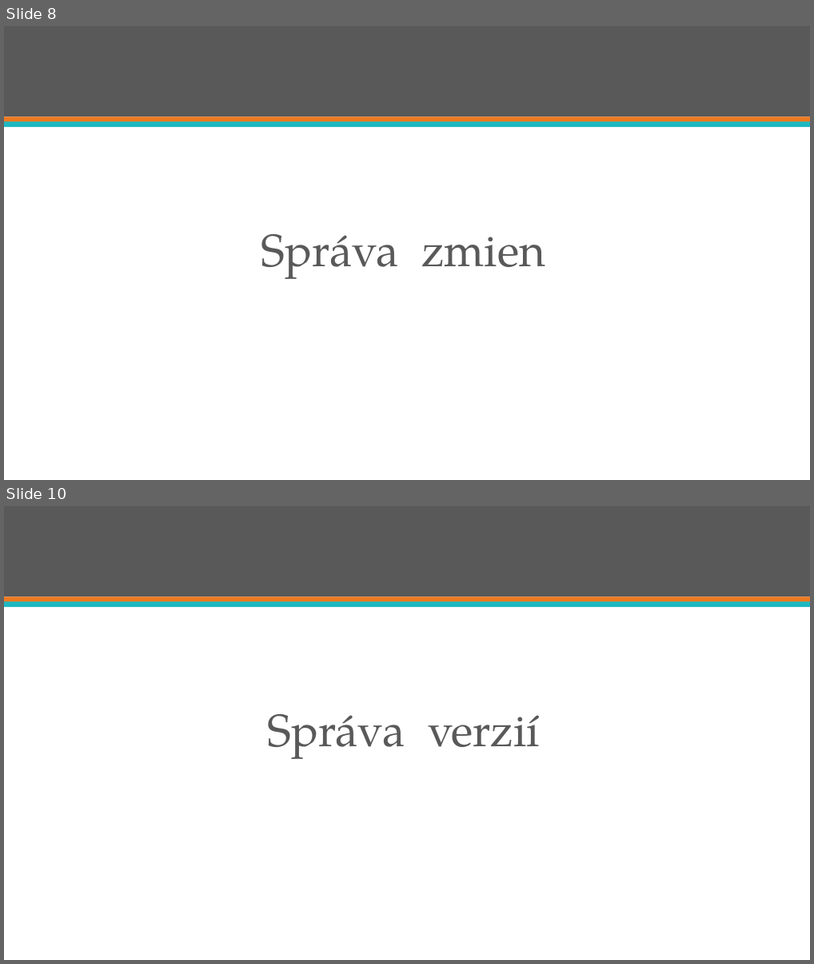
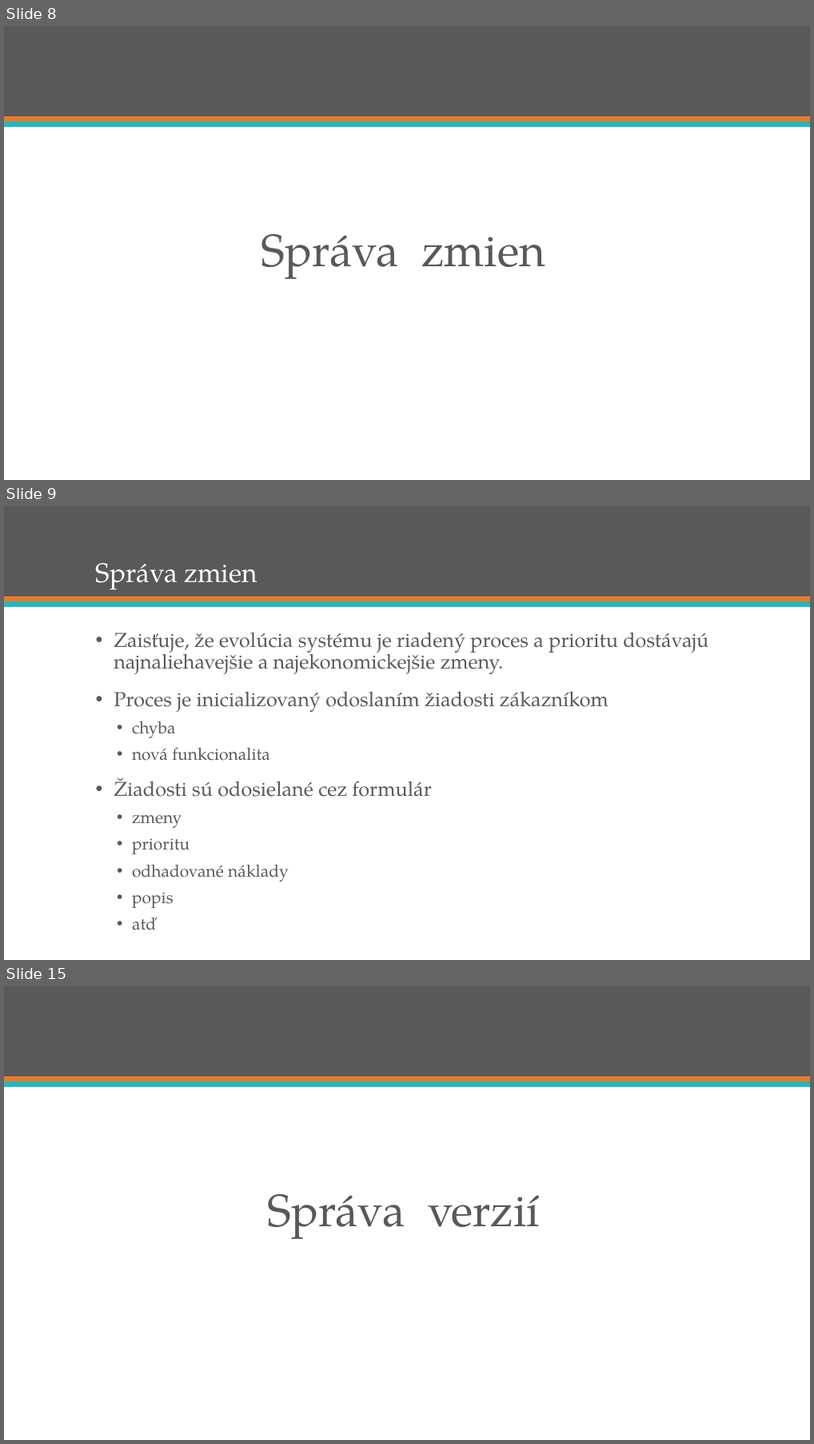
Before and after one commit to ppatrik/swib-prezentacia, a slide deck: swib.pptx. Shown one above the other, each under a label of ours: slides 8 and 10 before the commit, slides 8, 9 and 15 after it; the slides between them are not shown. The pictures are 814x964 and 814x1444 pixels, drawn with LibreOffice and Linux fonts; fonts in the diff are those of the drawing. Boxes give left, top, right and bottom in pixels: in the first picture for what was removed or moved away, otherwise in the second. Text is boxed around its words. In the diff, an @@ line names an element or a change of style, - is before the commit and + after.

Commit message:
sprava zmien

```diff
--- a/swib.pptx
+++ b/swib.pptx
@@ slide 9 added at bbox=[4, 506, 810, 960], background #FFFFFF; not listed: 3 template elements that a slide beside it also shows @@
@@ title added at bbox=[96, 563, 258, 590], 32 pt, text #FFFFFF @@
+Správa zmien
@@ text added at bbox=[114, 632, 709, 929], 24 pt, text #595959 @@
+• Zaisťuje, že evolúcia systému je riadený proces a prioritu dostávajú najnaliehavejšie a najekonomickejšie zmeny.
+• Proces je inicializovaný odoslaním žiadosti zákazníkom
+  • chyba
+  • nová funkcionalita
+• Žiadosti sú odosielané cez formulár
+  • zmeny
+  • prioritu
+  • odhadované náklady
+  • popis
+  • atď
@@ what was slide 10 is now slide 15 @@
```
Also in this commit, not shown: 2 slides changed, 4 other slides added.
